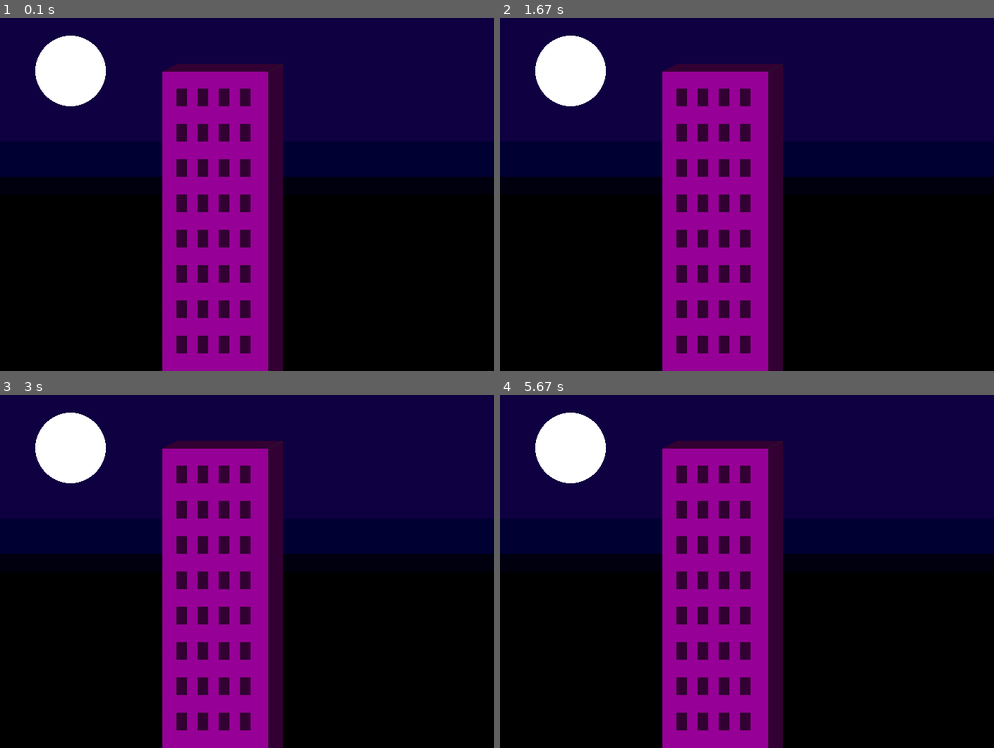
Above: before the commit, frames 1-4 (two rows, left to right).
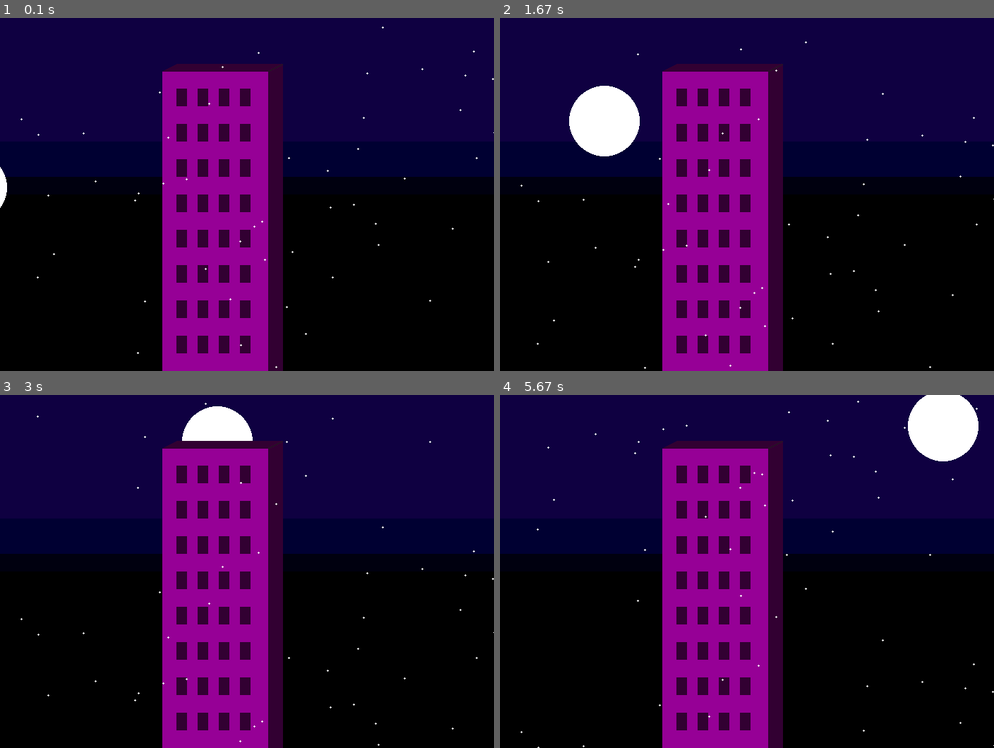
Above: after the commit, the same moments.

Repository: israelguardado44/Practice_codes
Game: pygame game, started from 2015_0827_2224_r.1.2_pygame_intro_to_graphics.py
Same seed, same stepped clock (60 frames per second), same inputs: the game is played once before the commit and once after it.
Inputs:
- Up to frame 1 (0.1 s): no input
- Up to frame 2 (1.67 s): no input
- Up to frame 3 (3 s): no input
- Up to frame 4 (5.67 s): no input

The runs differ from the first frame. In frame 1, 2.4% of the frame differs, in the area x 0-100%, y 2-100%; in frame 2, 4.3%; in frame 3, 3.4%; in frame 4, 4.5%, in the area x 4-100%, y 0-100%.

Commit message:
updated files with new labs and added animations to graphics file

Diff:
--- a/2015_0820_2335_r.1.2_pygame_labs.py
+++ b/2015_0820_2335_r.1.2_pygame_labs.py
@@ -1,3 +1,4 @@
+import pygame
 def get_celcius():
     fh_temp = float(input("Enter temperature in Fahrenheit: "))
     celcius = (fh_temp - 32) * (5/9)
@@ -63,4 +64,115 @@
     else:
         print ("You did not pass the quiz...\nYou just wasted everyones time....")
 
-print (quiz_time())
+#print (quiz_time())
+
+def print_asterisk():
+    i = 16
+    t = ' '
+    j = 9
+    g = 1
+    for row in range(1, 10):
+        print (' ' * i, end= '')
+        i -= 2
+        for n in range(1, row):
+            print (n, end= ' ')
+        for x in range(row, 0, -1):
+            if x > 9:
+                pass
+            else:
+                print (x , end= ' ')
+        print ()
+    for row in range(1,9):
+        print ((t * g), end= ' ')
+        for row in range(1,j):
+            print (row, end= ' ')
+        for row in range(j-2,0, -1):
+            print (row, end= ' ')
+        j -= 1
+        g += 2
+        print ()
+##print (print_asterisk())
+
+def lab_ch_6_1():
+    x = 10
+    y = 11
+    a = 1
+    for row in range(1,10):
+        for n in range(x, y):
+            print (n, end= ' ')
+        x += row
+        y += row + 1
+        print ()
+##print (lab_ch_6_1())
+
+
+def make_grid():
+    green = (0, 255, 0)
+    black = (0,0,0)
+    pygame.init()
+
+    size = (700, 500)
+    screen = pygame.display.set_mode(size)
+
+    pygame.display.set_caption("The Grid")
+
+    done = False
+
+    clock = pygame.time.Clock()
+
+    while not done:
+        x = 0
+        y = 0
+        for event in pygame.event.get():
+            if event.type == pygame.QUIT:
+                done = True
+        screen.fill(black)
+        for row in range (0, 500, 8):
+            for col in range(0, 700, 8):
+                pygame.draw.rect(screen, green, [col,row,4,4])
+
+        pygame.display.flip()
+
+        clock. tick(60)
+
+
+##print (make_grid())
+
+def the_dungen():
+    room_list = []
+    room = ['Dinning room', 3, 1, None, 4]
+    room_list.append(room)
+    room = ['Kitchen', 2, None, None, 0]
+    room_list.append(room)
+    room = ['Living Room', None, None, 1, 3]
+    room_list.append(room)
+    room = ['Bedroom', None, 2, 0, None]
+    room_list.append(room)
+    room = ['Bathroom', None, 0, None, None]
+    room_list.append(room)
+    current_room = 0
+    done = False
+    while not done:
+        print ("You are in the {0}. There is a passage to the North and to the East.".format(room_list[current_room][0]))
+        direction = input("What direction do you want to go? > ")
+        direction = direction.lower()
+
+
+        if direction == 'quit':
+            done = True
+        elif direction == 'north':
+            next_room = room_list[current_room][1]
+        elif direction == 'east':
+            next_room = room_list[current_room][2]
+        elif direction == 'south':
+            next_room = room_list[current_room][3]
+        elif direction == 'west':
+            next_room = room_list[current_room][4]
+        if done == True:
+            pass
+        elif next_room == None:
+            print ("You can't go that way.")
+        else:
+            current_room = next_room
+
+##print (the_dungen())
--- a/2015_0827_2224_r.1.2_pygame_intro_to_graphics.py
+++ b/2015_0827_2224_r.1.2_pygame_intro_to_graphics.py
@@ -1,5 +1,6 @@
 ##create a picture using pygame
 import pygame
+import random
 pygame.init()
 
 WHITE = (255, 255, 255)
@@ -15,9 +16,19 @@
 BLACK_BLUE = (0, 0, 50)
 BLACK_BIT_O_BLUE = (0, 0, 15)
 
+pi = 3.14159265359
 size = (700, 500)
 screen = pygame.display.set_mode(size)
 pygame.display.set_caption("Israel's Awesome Game")
+moon_x = -100
+moon_y = 195
+x_change = 2
+y_change = -1
+rain = []
+for i in range(50):
+    rain_x = random.randrange(0, 700)
+    rain_y = random.randrange(0, 500)
+    rain.append([rain_x, rain_y])
 
 
 done = False
@@ -37,7 +48,16 @@
     pygame.draw.rect(screen, BLACK_BIT_O_BLUE, [0, 225, 700, 25])
 
     #draw the moon
-    pygame.draw.ellipse(screen, WHITE, [50, 25, 100, 100])
+    pygame.draw.ellipse(screen, WHITE, [moon_x, moon_y, 100, 100])
+    if moon_x >= 700:
+        moon_x = -100
+        moon_y = 195
+        y_change *= -1
+    else:
+        moon_x += x_change
+    if moon_y <= -75:
+        y_change *= -1
+    moon_y += y_change
 
     #draw main building
     pygame.draw.rect(screen, PURPLE, [230,75, 150, 425])
@@ -45,13 +65,20 @@
     pygame.draw.polygon(screen, BLACK_PURPLE, [[400,65], [380, 75], [380, 500], [400, 500]])
     pygame.draw.line(screen, BLACK_GRAY, [380,75], [400, 65], 1)
 
-    ##draw windows
+    #draw windows
     window_colum = 250
     window_row = 100
     for i in range(0, 400, 50):
         for i in range(0, 120, 30):
             pygame.draw.rect(screen, BLACK_PURPLE, [window_colum + i, window_row, 15, 25])
         window_row += 50
+
+    #draw and animate the rain
+    for item in rain:
+        if item[1] > 500:
+            item[1] = random.randrange(-20, -5)
+        pygame.draw.ellipse(screen, WHITE, [item[0], item[1], 3, 3])
+        item[1] += 1
 
 
     pygame.display.flip()
